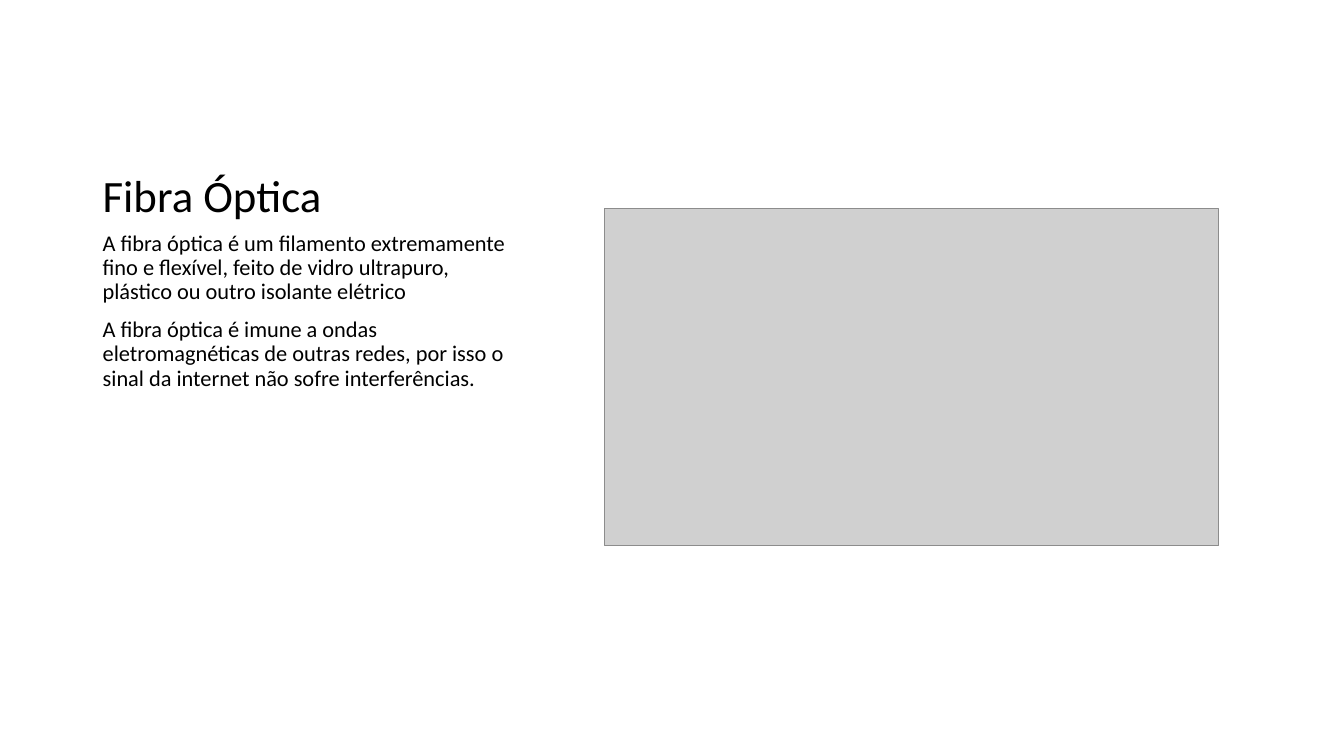
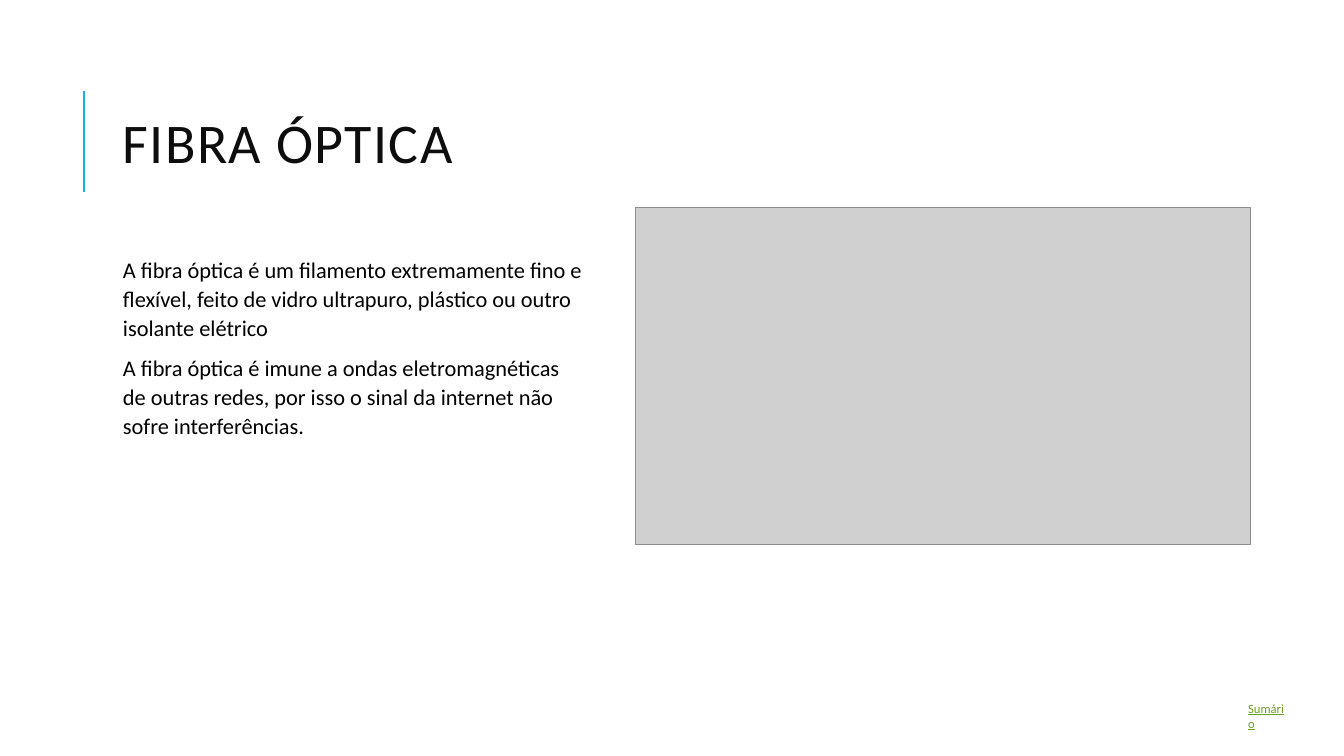
Before and after one commit to nunojmsantos/xunil, a slide deck: slide 15 of Conexões de Rede.pptx (slide 11 before the commit). Drawn at 1344x756 pixels with LibreOffice and Linux fonts; fonts in the diff are those of the drawing; grey boxes stand for pictures. Boxes give left, top, right and bottom in pixels: in the first picture for what was removed or moved away, otherwise in the second. Text is boxed around its words. In the diff, an @@ line names an element or a change of style, - is before the commit and + after.

```diff
--- a/Conexões de Rede.pptx
+++ b/Conexões de Rede.pptx
@@ title "FIBRA ÓPTICA" at (123,117,453,164): vertical alignment bottom to middle @@
@@ line added from (84, 192) to (84, 91), #1CADE4 1.5 pt @@
@@ title at (123,117,453,164): text changed; size 32 to 40 pt; text colour #000000 to #0D0D0D @@
-Fibra Óptica
+FIBRA ÓPTICA
@@ picture: place and size @@
-picture at (605,209,1219,545)
+picture at (636,208,1250,544)
@@ text "A fibra óptica é um ...": place and size @@
-text "A fibra óptica é um ..." at (103,235,505,386)
+text "A fibra óptica é um ..." at (123,262,581,434)
@@ text "A fibra óptica é um ..." at (123,262,581,434): line spacing 0.9 to 1.08; less space between paragraphs @@
@@ text added at (1238,696,1300,721), 9 pt, text #6B9F25, underline @@
+Sumário
```
Also in this commit, not shown: 10 other slides changed, 4 slides added, 1 other file.
